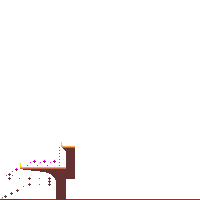
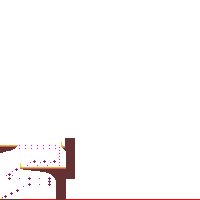
Comparing the layer stacks of the two w=200, h=200 images. Changes:
painted on "Background" over bbox(0, 138, 75, 153)
